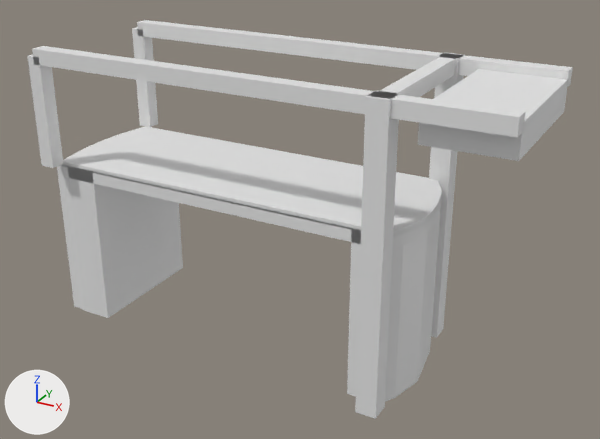
Two versions of the glTF model models/groningen/groningen-bontebrug/groningen-bontebrug.glb, one commit apart.
Both versions are drawn from a camera (50 mm lens) standing at (25.0, -39.4, 17.7) and looking at (3.4, -0.1, -2.0). Arrows for +X, +Y and +Z are at lower left; the lights stay in place. The first picture is the older version.

Objects in the first picture: 'building:balans', 'building:balans 2', 'building:contragewicht', 'building:hamei', 'building:hamei 2', 'building:hangstang', 'building:hangstang 2', 'building:portaal', 'road:dek', 'road:landhoofd (aangenomen)', 'road:landhoofd (aangenomen) 2', 'road:rijbaan lokale weg', 'road:voetpad', 'road:voetpad 2'.
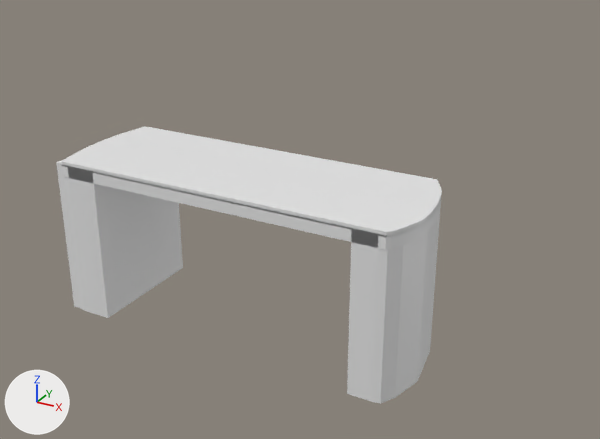
Location of each change, (x1, y1, x2, y2) in pixels of the pictures (600 x 439 px):
'building:balans 2', deleted
    before: (32, 46, 525, 137)
'building:hamei 2', deleted
    before: (355, 91, 400, 419)
'building:contragewicht', deleted
    before: (418, 69, 568, 161)
'building:balans', deleted
    before: (137, 20, 573, 87)
'building:hamei', deleted
    before: (429, 52, 464, 338)
'building:hangstang 2', deleted
    before: (27, 54, 63, 168)
'building:portaal', deleted
    before: (376, 55, 458, 97)
'building:hangstang', deleted
    before: (132, 27, 158, 127)

Patch to the scene script:
```diff
--- a/models/groningen/groningen-bontebrug/groningen-bontebrug.glb.py
+++ b/models/groningen/groningen-bontebrug/groningen-bontebrug.glb.py
@@ ob_building_hamei @@
-ob_building_hamei = bpy.data.objects.new('building:hamei', me_hamei)
-ob_building_hamei.location = (0.0, 0.0, 0.0)
@@ ob_building_hamei_2 @@
-ob_building_hamei_2 = bpy.data.objects.new('building:hamei 2', me_hamei_2)
-ob_building_hamei_2.location = (0.0, 0.0, 0.0)
@@ ob_building_portaal @@
-ob_building_portaal = bpy.data.objects.new('building:portaal', me_portaal)
-ob_building_portaal.location = (0.0, 0.0, 0.0)
@@ ob_building_balans @@
-ob_building_balans = bpy.data.objects.new('building:balans', me_balans)
-ob_building_balans.location = (0.0, 0.0, 0.0)
@@ ob_building_hangstang @@
-ob_building_hangstang = bpy.data.objects.new('building:hangstang', me_hangstang)
-ob_building_hangstang.location = (0.0, 0.0, 0.0)
@@ ob_building_balans_2 @@
-ob_building_balans_2 = bpy.data.objects.new('building:balans 2', me_balans_2)
-ob_building_balans_2.location = (0.0, 0.0, 0.0)
@@ ob_building_hangstang_2 @@
-ob_building_hangstang_2 = bpy.data.objects.new('building:hangstang 2', me_hangstang_2)
-ob_building_hangstang_2.location = (0.0, 0.0, 0.0)
@@ ob_building_contragewicht @@
-ob_building_contragewicht = bpy.data.objects.new('building:contragewicht', me_contragewicht)
-ob_building_contragewicht.location = (0.0, 0.0, 0.0)
```
